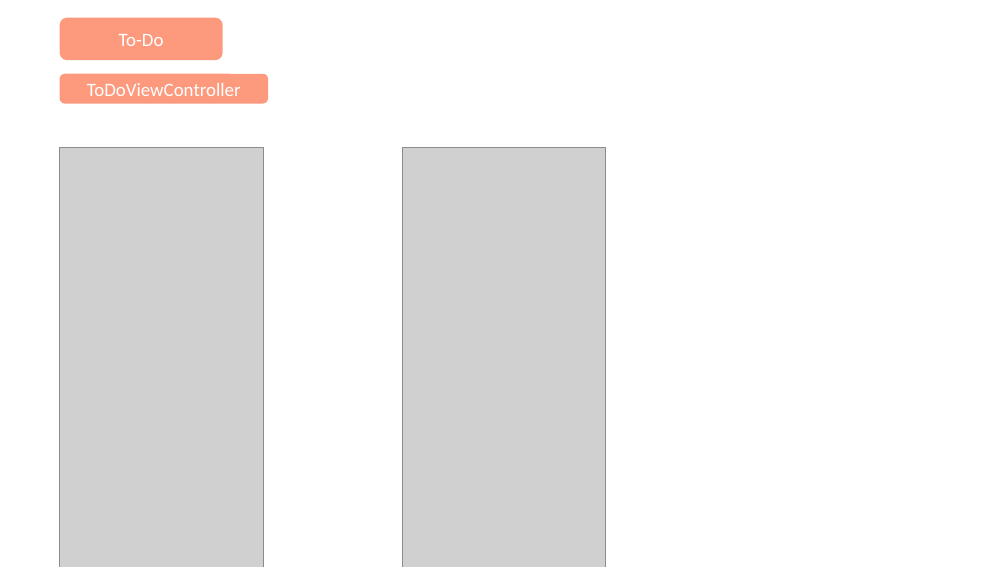
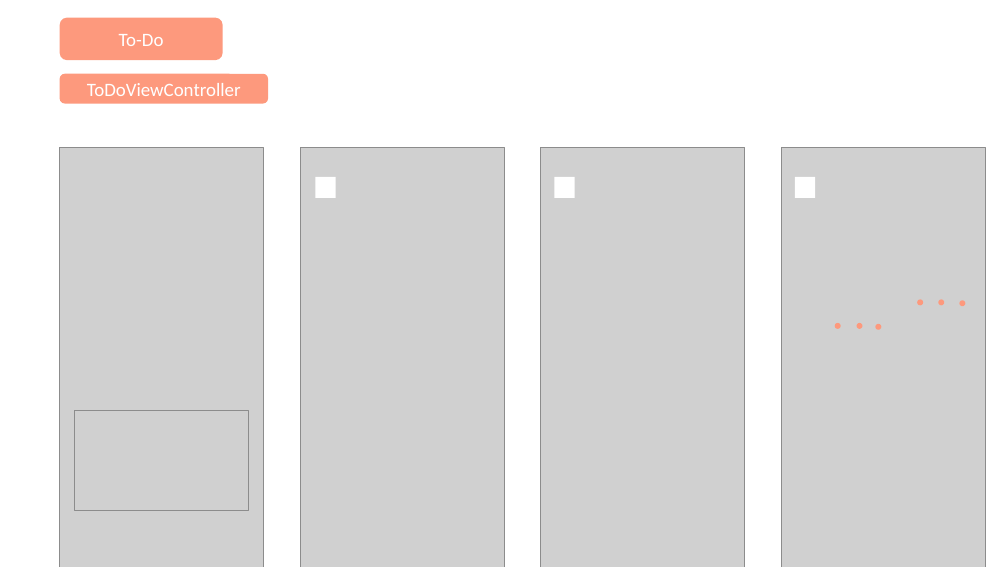
Before and after one commit to chaeHaram/University, a slide deck: slide 5 of 4-1/소프트웨어 종합설계/4주차/졸업작품 UI소개.pptx (slide 4 before the commit). Drawn at 1008x567 pixels with LibreOffice and Linux fonts; fonts in the diff are those of the drawing; grey boxes stand for pictures. Boxes give left, top, right and bottom in pixels: in the first picture for what was removed or moved away, otherwise in the second. Text is boxed around its words. In the diff, an @@ line names an element or a change of style, - is before the commit and + after.

```diff
--- a/4-1/소프트웨어 종합설계/4주차/졸업작품 UI소개.pptx
+++ b/4-1/소프트웨어 종합설계/4주차/졸업작품 UI소개.pptx
@@ picture added at [300,147,504,567] @@
@@ picture: place and size @@
-picture at [402,147,606,567]
+picture at [541,147,744,567]
@@ rectangle added at [315,177,336,198], fill #FFFFFF @@
@@ rectangle added at [554,177,575,198], fill #FFFFFF @@
@@ group added at [782,147,985,567]: 6 ellipses, 1 picture, 1 rectangle @@
@@ picture added at [75,411,249,510] @@
```
Also in this commit, not shown: 4 other slides changed, 2 slides added, 12 other files.
